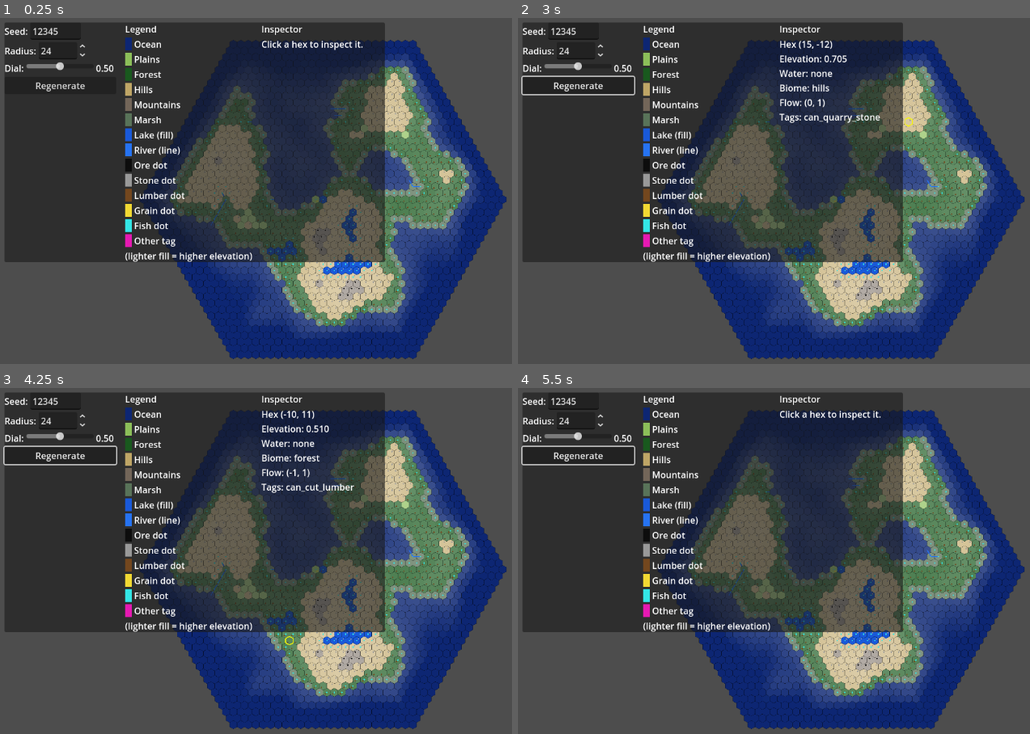
Above: before the commit, frames 1-4 (two rows, left to right).
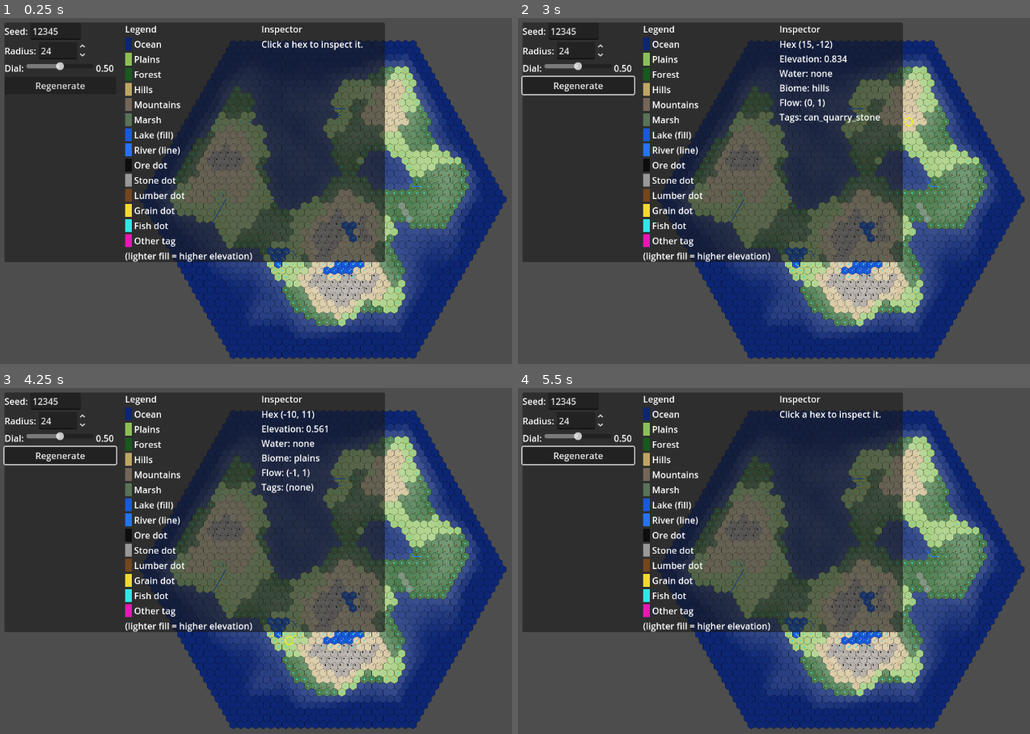
Above: after the commit, the same moments.

Repository: zmkram322/TheKingYouDontSee
Game: Godot game, scene res://board/debug/board_debug.tscn
Same seed, same stepped clock (60 frames per second), same inputs: the game is played once before the commit and once after it. This scene is started directly instead of the project's main scene.
Inputs (mouse positions are in pixels of both pictures, inside the frame that each line leads up to):
- Up to frame 1 (0.25 s): no input
- Up to frame 2 (3 s): click "Regenerate" at 0.5 s; tap A (move_left) at 1.25, 2.75 s; move the mouse to (983, 180) at 1.27 s; hold D (move_right) 1.28-2 s; click (983, 180) at 1.42 s; tap Space at 2 s; drag from (712, 218) to (809, 270) at 2.02 s; move the mouse to (907, 118) at 2.77 s; hold D (move_right) from 2.78 s (still down); click (907, 118) at 2.92 s
- Up to frame 3 (4.25 s): release D (move_right) at 3.5 s; tap Space at 3.5 s; drag from (291, 640) to (128, 516) at 3.52 s
- Up to frame 4 (5.5 s): tap Enter at 4.25 s; move the mouse to (outside the picture) at 4.27 s; hold A (move_left) 4.28-5 s; click (outside the picture) at 4.42 s; tap Space at 5 s; drag from (646, 516) to (743, 477) at 5.02 s

The runs differ from the first frame. In frame 1, 6.7% of the frame differs, in the area x 33-92%, y 13-90%; in frame 2, 6.7%; in frame 3, 6.9%, in the area x 33-92%, y 10-90%; in frame 4, 6.7%.

Commit message:
Rebalance biome classifier; add settlement debug viewer
Moisture is now an independent decorrelated humidity noise field instead of
distance-to-water (sea-ringed maps made all land read wet, so FOREST claimed
the interior and natural grain was impossible: PLAINS could never sit beside
fresh water). Land elevation stretches per-map to its full span before
thresholding, making MOUNTAINS a visible presence. PLAINS now 30-46% of land,
MOUNTAINS 3-9%, natural grain 52-75 hexes at dial 0 (was 0). Distribution
assertions added across 8 seeds with generous bounds.

settlement_debug.tscn renders one SettlementLayout in micro-hex space with
template-colored footprints, per-instance distinction, cast-slot inspector,
and seed/size/wealth controls.

Co-Authored-By: Claude Fable 5 <noreply@anthropic.com>

Diff:
--- /dev/null
+++ b/tkyds-game/board/debug/settlement_debug.gd
@@ -0,0 +1,385 @@
+extends Node2D
+
+# Visual verification harness for one settlement layout, the micro-hex
+# counterpart to board_debug.gd. Reads the board ONLY through
+# SettlementLayout's narrow accessors (occupied_micro_hexes, is_occupied,
+# template_at, tags_at, instance_at, cast_slots_of, all_instances),
+# SettlementGenerator's two public entry points (grow_settlement,
+# disc_radius_for), SettlementTemplate's public library readers (names,
+# has_template, ...), and Hex's static geometry helpers — nothing reaches
+# past those into either file's private storage.
+#
+# Run with F6 (this scene set as the one to run), or:
+#   Godot --path tkyds-game res://board/debug/settlement_debug.tscn
+#
+# Controls:
+#   Left click        — inspect the micro-hex under the cursor
+#   Mouse wheel        — zoom toward the cursor
+#   Middle/right drag  — pan
+#   Seed / Size / Wealth fields + Regenerate button — regrow the settlement
+
+const HEX_PIXEL_SIZE := 20.0
+
+const DEFAULT_SEED := 12345
+const DEFAULT_SIZE := SettlementGenerator.SettlementSize.VILLAGE
+const DEFAULT_WEALTH := 0.5
+
+const SIZE_NAMES := ["HAMLET", "VILLAGE", "TOWN"]
+
+const MIN_ZOOM := 0.1
+const MAX_ZOOM := 8.0
+const ZOOM_STEP := 1.1
+const INITIAL_ZOOM := Vector2(1.4, 1.4)
+
+const OUTLINE_COLOR := Color(0.0, 0.0, 0.0, 0.35)
+const OUTLINE_WIDTH := 1.0
+const SELECTED_OUTLINE_COLOR := Color(1.0, 1.0, 0.0, 0.9)
+const SELECTED_OUTLINE_WIDTH := 3.0
+const EMPTY_MICRO_HEX_COLOR := Color(0.85, 0.85, 0.80)
+
+const BOUNDARY_COLOR := Color(0.5, 0.5, 0.5, 0.6)
+const BOUNDARY_DASH_LENGTH := 6.0
+const BOUNDARY_WIDTH := 1.5
+
+const ANCHOR_DOT_COLOR := Color(0.0, 0.0, 0.0, 0.75)
+const ANCHOR_DOT_RADIUS := 3.5
+
+# How far an instance's fill color drifts from its template's base color,
+# picked deterministically from the instance's anchor — this is what makes
+# two adjacent cottages read as separate buildings instead of one blob.
+const INSTANCE_BRIGHTNESS_VARIANCE := 0.18
+
+const TEMPLATE_COLORS := {
+	"tavern": Color(0.75, 0.15, 0.15),
+	"town_square": Color(0.65, 0.65, 0.62),
+	"cottage": Color(0.45, 0.28, 0.12),
+	"church": Color(0.45, 0.35, 0.50),
+	"market_stall": Color(0.90, 0.50, 0.10),
+	"well": Color(0.15, 0.45, 0.85),
+	"field": Color(0.85, 0.75, 0.25),
+}
+const FALLBACK_TEMPLATE_COLOR := Color(0.9, 0.1, 0.7)
+
+const DEFAULT_INSPECTOR_TEXT := "Click a micro-hex to inspect it."
+
+var _layout: SettlementLayout
+var _current_size: SettlementGenerator.SettlementSize = DEFAULT_SIZE
+var _selected_hex: Variant = null  # Vector2i once a hex has been clicked, else null
+
+var _camera: Camera2D
+var _seed_field: LineEdit
+var _size_dropdown: OptionButton
+var _wealth_slider: HSlider
+var _wealth_value_label: Label
+var _inspector_label: Label
+
+var _panning := false
+
+@onready var _ui_layer: CanvasLayer = $UI
+
+
+func _ready() -> void:
+	_camera = Camera2D.new()
+	_camera.zoom = INITIAL_ZOOM
+	add_child(_camera)
+	_camera.make_current()
+
+	_build_ui()
+	_generate(DEFAULT_SEED, DEFAULT_SIZE, DEFAULT_WEALTH)
+
+
+func _generate(seed_value: int, size: SettlementGenerator.SettlementSize, wealth: float) -> void:
+	_layout = SettlementGenerator.grow_settlement(seed_value, size, wealth)
+	_current_size = size
+	_selected_hex = null
+	_inspector_label.text = DEFAULT_INSPECTOR_TEXT
+	_camera.position = Vector2.ZERO
+	_camera.zoom = INITIAL_ZOOM
+	queue_redraw()
+
+
+# --- UI -----------------------------------------------------------------
+
+func _build_ui() -> void:
+	var panel := PanelContainer.new()
+	panel.position = Vector2(8, 8)
+	_ui_layer.add_child(panel)
+
+	var columns := HBoxContainer.new()
+	columns.add_theme_constant_override("separation", 16)
+	panel.add_child(columns)
+
+	columns.add_child(_build_controls_column())
+	columns.add_child(_build_legend_column())
+	columns.add_child(_build_inspector_column())
+
+
+func _build_controls_column() -> VBoxContainer:
+	var column := VBoxContainer.new()
+
+	var seed_row := HBoxContainer.new()
+	column.add_child(seed_row)
+	var seed_label := Label.new()
+	seed_label.text = "Seed:"
+	seed_row.add_child(seed_label)
+	_seed_field = LineEdit.new()
+	_seed_field.text = str(DEFAULT_SEED)
+	_seed_field.custom_minimum_size = Vector2(90, 0)
+	seed_row.add_child(_seed_field)
+
+	var size_row := HBoxContainer.new()
+	column.add_child(size_row)
+	var size_label := Label.new()
+	size_label.text = "Size:"
+	size_row.add_child(size_label)
+	_size_dropdown = OptionButton.new()
+	for size_name in SIZE_NAMES:
+		_size_dropdown.add_item(size_name)
+	_size_dropdown.select(int(DEFAULT_SIZE))
+	size_row.add_child(_size_dropdown)
+
+	var wealth_row := HBoxContainer.new()
+	column.add_child(wealth_row)
+	var wealth_label := Label.new()
+	wealth_label.text = "Wealth:"
+	wealth_row.add_child(wealth_label)
+	_wealth_slider = HSlider.new()
+	_wealth_slider.min_value = 0.0
+	_wealth_slider.max_value = 1.0
+	_wealth_slider.step = 0.01
+	_wealth_slider.value = DEFAULT_WEALTH
+	_wealth_slider.custom_minimum_size = Vector2(120, 0)
+	_wealth_slider.value_changed.connect(_on_wealth_changed)
+	wealth_row.add_child(_wealth_slider)
+	_wealth_value_label = Label.new()
+	_wealth_value_label.text = "%.2f" % DEFAULT_WEALTH
+	_wealth_value_label.custom_minimum_size = Vector2(36, 0)
+	wealth_row.add_child(_wealth_value_label)
+
+	var regenerate_button := Button.new()
+	regenerate_button.text = "Regenerate"
+	regenerate_button.pressed.connect(_on_regenerate_pressed)
+	column.add_child(regenerate_button)
+
+	return column
+
+
+func _build_legend_column() -> VBoxContainer:
+	var column := VBoxContainer.new()
+	var title := Label.new()
+	title.text = "Legend"
+	column.add_child(title)
+
+	var grid := GridContainer.new()
+	grid.columns = 2
+	column.add_child(grid)
+
+	for template_name: String in SettlementTemplate.names():
+		var color: Color = TEMPLATE_COLORS.get(template_name, FALLBACK_TEMPLATE_COLOR)
+		_add_legend_row(grid, color, template_name)
+
+	var anchor_note := Label.new()
+	anchor_note.text = "Dark dot = instance anchor"
+	column.add_child(anchor_note)
+	var brightness_note := Label.new()
+	brightness_note.text = "(brightness varies per instance)"
+	column.add_child(brightness_note)
+	var boundary_note := Label.new()
+	boundary_note.text = "Grey dashed ring = disc boundary"
+	column.add_child(boundary_note)
+
+	return column
+
+
+func _add_legend_row(grid: GridContainer, color: Color, text: String) -> void:
+	var swatch := ColorRect.new()
+	swatch.color = color
+	swatch.custom_minimum_size = Vector2(12, 12)
+	grid.add_child(swatch)
+	var label := Label.new()
+	label.text = text
+	grid.add_child(label)
+
+
+func _build_inspector_column() -> VBoxContainer:
+	var column := VBoxContainer.new()
+	var title := Label.new()
+	title.text = "Inspector"
+	column.add_child(title)
+	_inspector_label = Label.new()
+	_inspector_label.text = DEFAULT_INSPECTOR_TEXT
+	_inspector_label.custom_minimum_size = Vector2(240, 0)
+	_inspector_label.autowrap_mode = TextServer.AUTOWRAP_WORD
+	column.add_child(_inspector_label)
+	return column
+
+
+func _on_wealth_changed(value: float) -> void:
+	_wealth_value_label.text = "%.2f" % value
+
+
+func _on_regenerate_pressed() -> void:
+	var seed_text := _seed_field.text.strip_edges()
+	var seed_value: int = DEFAULT_SEED
+	if seed_text.is_valid_int():
+		seed_value = int(seed_text)
+	var size_index: int = _size_dropdown.selected
+	var size: SettlementGenerator.SettlementSize = size_index as SettlementGenerator.SettlementSize
+	var wealth: float = float(_wealth_slider.value)
+	_generate(seed_value, size, wealth)
+
+
+# --- Picking, pan, zoom ----------------------------------------------------
+
+func _unhandled_input(event: InputEvent) -> void:
+	if event is InputEventMouseButton:
+		var mb := event as InputEventMouseButton
+		if mb.pressed and mb.button_index == MOUSE_BUTTON_WHEEL_UP:
+			_zoom_at(get_global_mouse_position(), ZOOM_STEP)
+		elif mb.pressed and mb.button_index == MOUSE_BUTTON_WHEEL_DOWN:
+			_zoom_at(get_global_mouse_position(), 1.0 / ZOOM_STEP)
+		elif mb.button_index == MOUSE_BUTTON_LEFT and mb.pressed:
+			_select_hex_at(get_global_mouse_position())
+		elif mb.button_index == MOUSE_BUTTON_MIDDLE or mb.button_index == MOUSE_BUTTON_RIGHT:
+			_panning = mb.pressed
+	elif event is InputEventMouseMotion and _panning:
+		var mm := event as InputEventMouseMotion
+		_camera.position -= mm.relative / _camera.zoom
+
+
+func _zoom_at(world_point: Vector2, factor: float) -> void:
+	var old_zoom: Vector2 = _camera.zoom
+	var new_zoom_x: float = clampf(old_zoom.x * factor, MIN_ZOOM, MAX_ZOOM)
+	var new_zoom_y: float = clampf(old_zoom.y * factor, MIN_ZOOM, MAX_ZOOM)
+	var applied_factor: float = new_zoom_x / old_zoom.x
+	_camera.position = world_point + (_camera.position - world_point) / applied_factor
+	_camera.zoom = Vector2(new_zoom_x, new_zoom_y)
+
+
+func _select_hex_at(world_point: Vector2) -> void:
+	if _layout == null:
+		return
+	var local_point := to_local(world_point)
+	var hex := Hex.hex_at_world(local_point, HEX_PIXEL_SIZE)
+	_selected_hex = hex
+
+	if not _layout.is_occupied(hex):
+		_inspector_label.text = "Micro-hex (%d, %d)\n(empty — no building here)" % [hex.x, hex.y]
+		queue_redraw()
+		return
+
+	var instance: Dictionary = _layout.instance_at(hex)
+	var template_name: String = String(instance["template"])
+	var anchor: Vector2i = instance["anchor"]
+	var capacity: int = instance["capacity"]
+	var cast_slots: Dictionary = _layout.cast_slots_of(instance)
+	var tags: PackedStringArray = _layout.tags_at(hex)
+
+	var cast_slots_text: String
+	if cast_slots.is_empty():
+		cast_slots_text = "(none)"
+	else:
+		var parts: Array[String] = []
+		for role: String in cast_slots:
+			parts.append("%s: %d" % [role, int(cast_slots[role])])
+		cast_slots_text = ", ".join(parts)
+
+	var tags_text: String
+	if tags.size() > 0:
+		tags_text = ", ".join(tags)
+	else:
+		tags_text = "(none)"
+
+	_inspector_label.text = "Micro-hex (%d, %d)\nTemplate: %s\nInstance anchor: (%d, %d)\nCapacity: %d\nCast slots: %s\nTags: %s" % [
+		hex.x, hex.y, template_name, anchor.x, anchor.y, capacity, cast_slots_text, tags_text,
+	]
+	queue_redraw()
+
+
+# --- Rendering ---------------------------------------------------------
+
+func _draw() -> void:
+	if _layout == null:
+		return
+
+	var radius: int = SettlementGenerator.disc_radius_for(_current_size)
+	for hex in Hex.hexes_within(Vector2i.ZERO, radius):
+		if _layout.is_occupied(hex):
+			continue
+		var empty_center := Hex.world_position_of(hex, HEX_PIXEL_SIZE)
+		var empty_corners := _hex_corners(empty_center)
+		draw_colored_polygon(empty_corners, EMPTY_MICRO_HEX_COLOR)
+		var closed_empty := empty_corners.duplicate()
+		closed_empty.append(empty_corners[0])
+		draw_polyline(closed_empty, OUTLINE_COLOR, OUTLINE_WIDTH)
+
+	for hex in _layout.occupied_micro_hexes():
+		var center := Hex.world_position_of(hex, HEX_PIXEL_SIZE)
+		var corners := _hex_corners(center)
+
+		var instance: Dictionary = _layout.instance_at(hex)
+		var template_name: String = String(instance["template"])
+		var anchor: Vector2i = instance["anchor"]
+
+		var fill_color := _instance_fill_color(template_name, anchor)
+		draw_colored_polygon(corners, fill_color)
+
+		var closed_outline := corners.duplicate()
+		closed_outline.append(corners[0])
+		draw_polyline(closed_outline, OUTLINE_COLOR, OUTLINE_WIDTH)
+
+		if hex == anchor:
+			draw_circle(center, ANCHOR_DOT_RADIUS, ANCHOR_DOT_COLOR)
+
+	if _selected_hex != null:
+		var selected_center := Hex.world_position_of(_selected_hex, HEX_PIXEL_SIZE)
+		var selected_corners := _hex_corners(selected_center)
+		var closed_selected := selected_corners.duplicate()
+		closed_selected.append(selected_corners[0])
+		draw_polyline(closed_selected, SELECTED_OUTLINE_COLOR, SELECTED_OUTLINE_WIDTH)
+
+	_draw_disc_boundary(radius)
+
+
+func _draw_disc_boundary(radius: int) -> void:
+	if radius <= 0:
+		return
+	var ring := Hex.ring_around(Vector2i.ZERO, radius)
+	if ring.size() < 6:
+		return
+
+	# ring_around walks the boundary side by side, `radius` hexes per side —
+	# the start of each side is one of the disc's six corners.
+	var corner_points := PackedVector2Array()
+	for side in range(6):
+		var corner_hex: Vector2i = ring[side * radius]
+		corner_points.append(Hex.world_position_of(corner_hex, HEX_PIXEL_SIZE))
+
+	for i in range(6):
+		var from_point: Vector2 = corner_points[i]
+		var to_point: Vector2 = corner_points[(i + 1) % 6]
+		draw_dashed_line(from_point, to_point, BOUNDARY_COLOR, BOUNDARY_WIDTH, BOUNDARY_DASH_LENGTH)
+
+
+# Deterministic per-instance brightness drift, keyed off the instance's own
+# anchor hex, so two instances of the same template never render identically
+# even though they share a base color.
+func _instance_fill_color(template_name: String, anchor: Vector2i) -> Color:
+	var base_color: Color = TEMPLATE_COLORS.get(template_name, FALLBACK_TEMPLATE_COLOR)
+	var hash_value: int = absi(hash(anchor))
+	var unit: float = float(hash_value % 1000) / 1000.0  # deterministic pseudo-random in [0, 1)
+	var offset: float = (unit - 0.5) * 2.0 * INSTANCE_BRIGHTNESS_VARIANCE
+	if offset >= 0.0:
+		return base_color.lightened(offset)
+	return base_color.darkened(-offset)
+
+
+# Six corners of a pointy-top hex, matching Hex.world_position_of's
+# orientation (first corner points east-of-north-east, standard axial layout).
+func _hex_corners(center: Vector2) -> PackedVector2Array:
+	var points := PackedVector2Array()
+	for i in range(6):
+		var angle_deg: float = 60.0 * i - 30.0
+		var angle_rad: float = deg_to_rad(angle_deg)
+		points.append(center + Vector2(HEX_PIXEL_SIZE * cos(angle_rad), HEX_PIXEL_SIZE * sin(angle_rad)))
+	return points
--- /dev/null
+++ b/tkyds-game/board/debug/settlement_debug.tscn
@@ -0,0 +1,8 @@
+[gd_scene load_steps=2 format=3]
+
+[ext_resource type="Script" path="res://board/debug/settlement_debug.gd" id="1"]
+
+[node name="SettlementDebug" type="Node2D"]
+script = ExtResource("1")
+
+[node name="UI" type="CanvasLayer" parent="."]
--- a/tkyds-game/board/terrain_generator.gd
+++ b/tkyds-game/board/terrain_generator.gd
@@ -45,15 +45,18 @@
 const LAKE_MAX_FILL_HEXES := 6
 
 # --- Biome ---
-# Hex-grid steps from the nearest river/lake/sea at which moisture bottoms
-# out at 0; closer than that, moisture falls off linearly to 1 at distance 0.
-const MOISTURE_FALLOFF_RADIUS := 6
-const MOUNTAIN_ELEVATION := 0.78
-const HILLS_ELEVATION := 0.6
+# Regional humidity comes from its own noise channel, decoupled from
+# distance to water (see _measure_moisture for why). MOISTURE_SEED_OFFSET
+# keeps it decorrelated from the elevation noise using the same seed.
+const MOISTURE_SEED_OFFSET := 97711
+const MOISTURE_NOISE_FREQUENCY := 0.05
+const MOISTURE_NOISE_OCTAVES := 2
+const MOUNTAIN_ELEVATION := 0.88
+const HILLS_ELEVATION := 0.72
 # Marsh only forms this close above sea level (low ground) and wet enough.
 const MARSH_ELEVATION_MARGIN := 0.06
 const MARSH_MOISTURE_MIN := 0.75
-const FOREST_MOISTURE_MIN := 0.4
+const FOREST_MOISTURE_MIN := 0.5
 
 # --- Playability dial ---
 const PLAYABILITY_DIAL_DEFAULT := 0.5
@@ -79,11 +82,12 @@
 	_flood_oceans(map, all_hexes)
 
 	var land_hexes := _land_hexes_of(map, all_hexes)
+	_stretch_land_elevation(map, land_hexes)
 	_trace_flow_directions(map, land_hexes)
 	_pool_lakes(map, land_hexes)
 	_carve_rivers(map, land_hexes)
 
-	var moisture := _measure_moisture(map, all_hexes)
+	var moisture := _measure_moisture(all_hexes, seed)
 	_classify_biomes(map, land_hexes, moisture)
 	_tag_resources(map, land_hexes)
 	_balance_playability(map, land_hexes, dial)
@@ -147,6 +151,37 @@
 		if map.water_at(hex) != HexMap.Water.SEA:
 			result.append(hex)
 	return result
+
+
+# Land elevation from the noise+falloff rarely spans the full 0..1 range in
+# practice (observed land max often sits well under 1.0), so a fixed
+# threshold like MOUNTAIN_ELEVATION sees almost no land cross it. This
+# stretches THIS map's actual land elevation span to fill [SEA_LEVEL, 1.0].
+# It's order-preserving (a strictly increasing remap), so it changes no
+# neighbor-is-lower comparison hydrology already relies on — only the
+# thresholds in stage E, which is the point. Deterministic: min/max come
+# from this map's own land hexes, nothing external.
+static func _stretch_land_elevation(map: HexMap, land_hexes: Array[Vector2i]) -> void:
+	if land_hexes.is_empty():
+		return
+
+	var land_min: float = 1.0
+	var land_max: float = 0.0
+	for hex: Vector2i in land_hexes:
+		var elevation: float = map.elevation_at(hex)
+		if elevation < land_min:
+			land_min = elevation
+		if elevation > land_max:
+			land_max = elevation
+
+	var span: float = land_max - land_min
+	if span <= 0.0001:
+		return  # degenerate (near-flat land) — nothing meaningful to stretch
+
+	for hex: Vector2i in land_hexes:
+		var elevation: float = map.elevation_at(hex)
+		var stretched: float = SEA_LEVEL + (elevation - land_min) / span * (1.0 - SEA_LEVEL)
+		map.set_elevation(hex, clampf(stretched, SEA_LEVEL, 1.0))
 
 
 # --- Stage D: hydrology -------------------------------------------------------
@@ -237,34 +272,30 @@
 
 # --- Stage E: biome -----------------------------------------------------------
 
-# Multi-source BFS from every sea/river/lake hex over the claimed grid;
-# moisture falls off linearly with hex-grid distance to the nearest one.
-static func _measure_moisture(map: HexMap, all_hexes: Array[Vector2i]) -> Dictionary:
-	var distance: Dictionary = {}
-	var queue: Array[Vector2i] = []
-	for hex: Vector2i in all_hexes:
-		var water: HexMap.Water = map.water_at(hex)
-		if water == HexMap.Water.SEA or water == HexMap.Water.RIVER or water == HexMap.Water.LAKE:
-			distance[hex] = 0
-			queue.append(hex)
-
-	var head := 0
-	while head < queue.size():
-		var current: Vector2i = queue[head]
-		head += 1
-		var current_distance: int = distance[current]
-		for neighbor: Vector2i in Hex.neighbors_of(current):
-			if not map.has_hex(neighbor) or distance.has(neighbor):
-				continue
-			distance[neighbor] = current_distance + 1
-			queue.append(neighbor)
+# Regional humidity from its own seeded noise channel — deliberately NOT a
+# function of distance to water. An earlier version measured moisture as
+# falloff-from-nearest-water; since the kingdom is deliberately ringed by
+# sea, that read nearly all land as maximally wet and FOREST swallowed the
+# interior, and it also meant hexes right at a river or lake's edge — the
+# hexes can_grow_grain needs to be PLAINS — read as the WETTEST hexes on the
+# map, actively working against grain instead of encouraging it. A
+# regional-humidity field uncorrelated with water proximity lets river/lake
+# shores land in PLAINS territory as often as chance puts them there,
+# instead of never.
+static func _measure_moisture(all_hexes: Array[Vector2i], seed: int) -> Dictionary:
+	var noise := FastNoiseLite.new()
+	noise.seed = seed + MOISTURE_SEED_OFFSET
+	noise.noise_type = FastNoiseLite.TYPE_SIMPLEX_SMOOTH
+	noise.frequency = MOISTURE_NOISE_FREQUENCY
+	noise.fractal_octaves = MOISTURE_NOISE_OCTAVES
+	noise.fractal_lacunarity = NOISE_LACUNARITY
+	noise.fractal_gain = NOISE_GAIN
 
 	var moisture: Dictionary = {}
 	for hex: Vector2i in all_hexes:
-		var far_default: int = MOISTURE_FALLOFF_RADIUS * 4
-		var hex_distance: int = int(distance.get(hex, far_default))
-		var wetness: float = 1.0 - float(hex_distance) / float(MOISTURE_FALLOFF_RADIUS)
-		moisture[hex] = clampf(wetness, 0.0, 1.0)
+		var world := Hex.world_position_of(hex, 1.0)
+		var raw: float = (noise.get_noise_2d(world.x, world.y) + 1.0) / 2.0
+		moisture[hex] = clampf(raw, 0.0, 1.0)
 	return moisture
 
 
--- a/tkyds-game/tests/terrain_smoke.gd
+++ b/tkyds-game/tests/terrain_smoke.gd
@@ -16,6 +16,12 @@
 # radius the generator actually used internally."
 const MIX_CHECK_RADIUS := 12
 
+# Full kingdom scale, matching KINGDOM_RADIUS, for the biome-distribution
+# checks — the shape/balance of the biome mix is a full-map property and
+# doesn't show up reliably at TEST_RADIUS's much smaller sample size.
+const DISTRIBUTION_RADIUS := 24
+const DISTRIBUTION_SEEDS: Array[int] = [12345, 7, 999, 1, 2, 3, 4, 5]
+
 var _failures: Array[String] = []
 
 
@@ -28,6 +34,7 @@
 
 	_check_dial_behavior()
 	_check_nudge_pass_fires()
+	_check_biome_distribution()
 
 	print("")
 	if _failures.is_empty():
@@ -128,6 +135,60 @@
 		if _has_coherent_mix(map, site, radius):
 			return true
 	return false
+
+
+# Pins the biome mix at kingdom scale (dial=0.0, no rescue nudge) so nature
+# alone has to produce a playable-looking map: PLAINS and FOREST both
+# present in real (not token) quantity, MOUNTAINS a visible-but-minority
+# presence, and grain forming without the dial's help on most seeds. Bounds
+# are deliberately generous — this pins the shape of the distribution
+# (nothing degenerate), not a specific tuning, so it shouldn't flake as the
+# noise constants get nudged again later.
+func _check_biome_distribution() -> void:
+	var grain_ok_count := 0
+	for seed_value in DISTRIBUTION_SEEDS:
+		var map := TerrainGenerator.generate_kingdom_with_overrides(seed_value, {"radius": DISTRIBUTION_RADIUS, "dial": 0.0})
+
+		var land := 0
+		var plains := 0
+		var forest := 0
+		var mountains := 0
+		var grain := 0
+		for hex in map.all_hexes():
+			var biome: HexMap.Biome = map.biome_at(hex)
+			if biome == HexMap.Biome.OCEAN:
+				continue
+			land += 1
+			if biome == HexMap.Biome.PLAINS:
+				plains += 1
+			elif biome == HexMap.Biome.FOREST:
+				forest += 1
+			elif biome == HexMap.Biome.MOUNTAINS:
+				mountains += 1
+			if map.tags_at(hex).has("can_grow_grain"):
+				grain += 1
+
+		_expect(land > 0, "seed %d should claim some land at radius %d" % [seed_value, DISTRIBUTION_RADIUS])
+		if land == 0:
+			continue
+
+		var plains_fraction: float = float(plains) / float(land)
+		var forest_fraction: float = float(forest) / float(land)
+		var mountains_fraction: float = float(mountains) / float(land)
+
+		_expect(plains_fraction > 0.10, "seed %d: PLAINS should exceed 10%% of land (not degenerate), got %.1f%%" % [seed_value, plains_fraction * 100.0])
+		_expect(plains_fraction < 0.60, "seed %d: PLAINS should stay under 60%% of land (not a monoculture), got %.1f%%" % [seed_value, plains_fraction * 100.0])
+		_expect(forest_fraction > 0.10, "seed %d: FOREST should exceed 10%% of land (not degenerate), got %.1f%%" % [seed_value, forest_fraction * 100.0])
+		_expect(forest_fraction < 0.60, "seed %d: FOREST should stay under 60%% of land (not a monoculture), got %.1f%%" % [seed_value, forest_fraction * 100.0])
+		_expect(mountains_fraction >= 0.01, "seed %d: MOUNTAINS should be at least 1%% of land (a visible presence), got %.1f%%" % [seed_value, mountains_fraction * 100.0])
+		_expect(mountains_fraction < 0.20, "seed %d: MOUNTAINS should stay under 20%% of land, got %.1f%%" % [seed_value, mountains_fraction * 100.0])
+
+		if grain >= 3:
+			grain_ok_count += 1
+
+	var seed_count: int = DISTRIBUTION_SEEDS.size()
+	var majority: int = seed_count / 2 + 1
+	_expect(grain_ok_count >= majority, "natural (dial 0.0) grain hexes should number >= 3 on a majority of seeds (>= %d of %d), got %d" % [majority, seed_count, grain_ok_count])
 
 
 # Flow sanity + river termination + ocean ring + biome/tag gating, run
